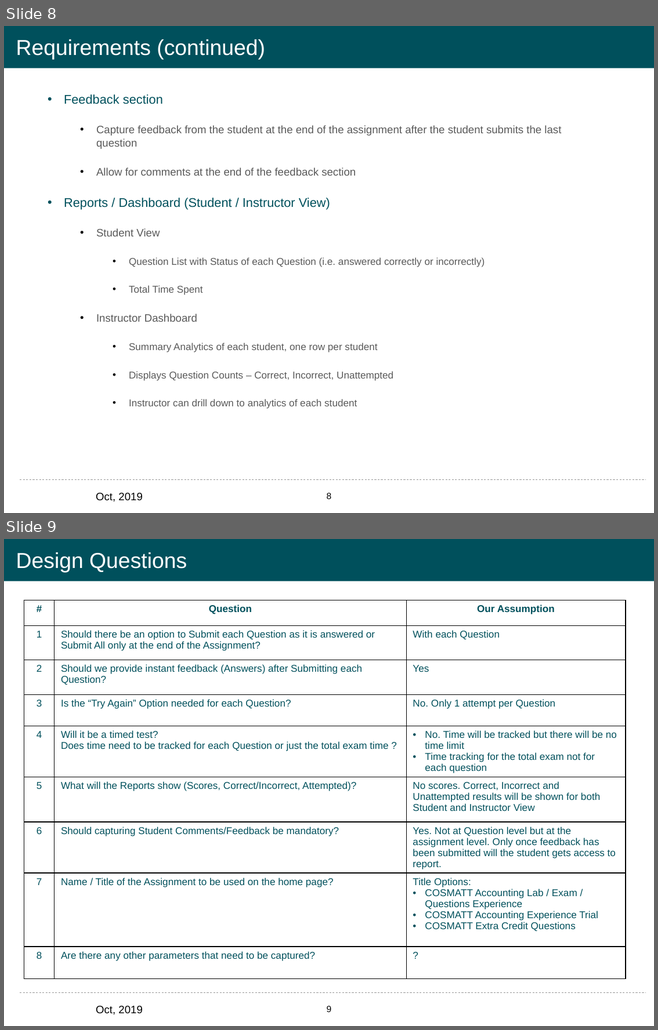
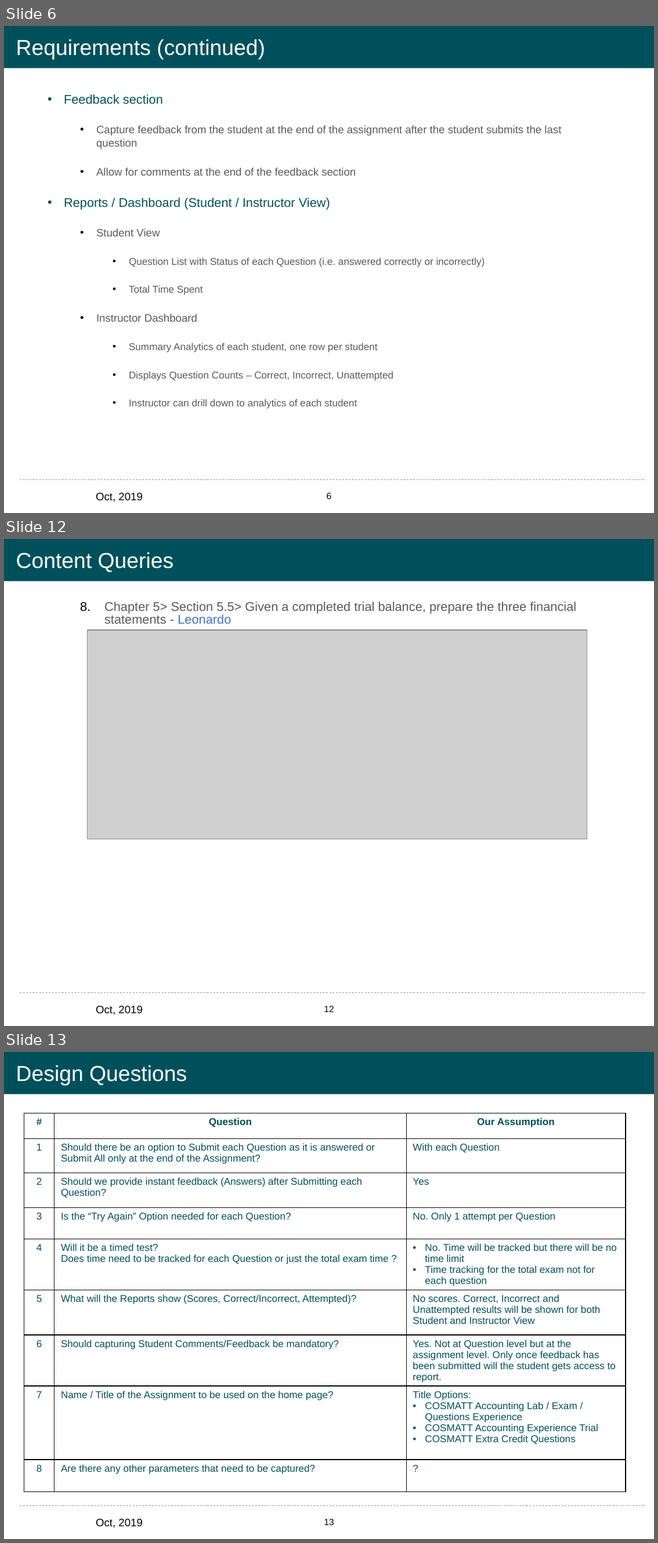
Before and after one commit to leonardodls/product-introduction-financial-accounting, a slide deck: assets/public/Documents/Class Trial/Documents/Class Trial - Specifications.pptx. Shown one above the other, each under a label of ours: slides 8 and 9 before the commit, slides 6, 12 and 13 after it; the slides between them are not shown. The pictures are 658x1030 and 658x1543 pixels, drawn with LibreOffice and Linux fonts; fonts in the diff are those of the drawing; grey boxes stand for pictures; background and template pictures are left out. Boxes give left, top, right and bottom in pixels: in the first picture for what was removed or moved away, otherwise in the second. Text is boxed around its words. In the diff, an @@ line names an element or a change of style, - is before the commit and + after.

Commit message:
content updated

```diff
--- a/assets/public/Documents/Class Trial/Documents/Class Trial - Specifications.pptx
+++ b/assets/public/Documents/Class Trial/Documents/Class Trial - Specifications.pptx
@@ slide 12 added at [4,539,654,1026], background #FFFFFF; not listed: 4 template elements that a slide beside it also shows @@
@@ title added at [16,552,174,572], 24 pt, text #FFFFFF @@
+Content Queries
@@ text added at [104,602,576,624], 14 pt, text #595959 @@
+  8. Chapter 5> Section 5.5> Given a completed trial balance, prepare the three financial statements - Leonardo
@@ picture added at [87,630,587,839] @@
@@ what was slide 8 is now slide 6 @@
@@ what was slide 9 is now slide 13 @@
@@ page number at [324,1519,333,1525]: text changed @@
-9
+13
```
Also in this commit, not shown: 5 slides changed, 3 other slides added, 20 other files.
